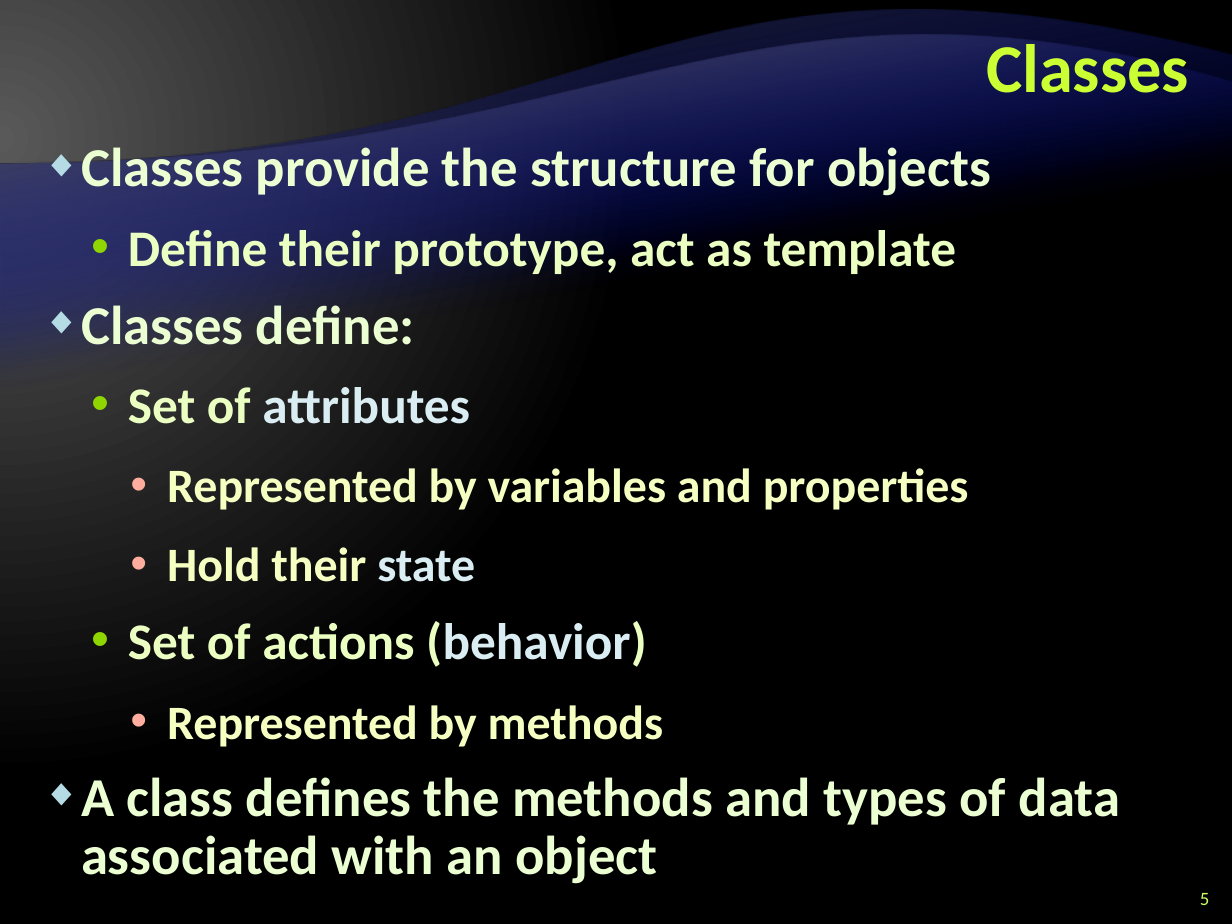
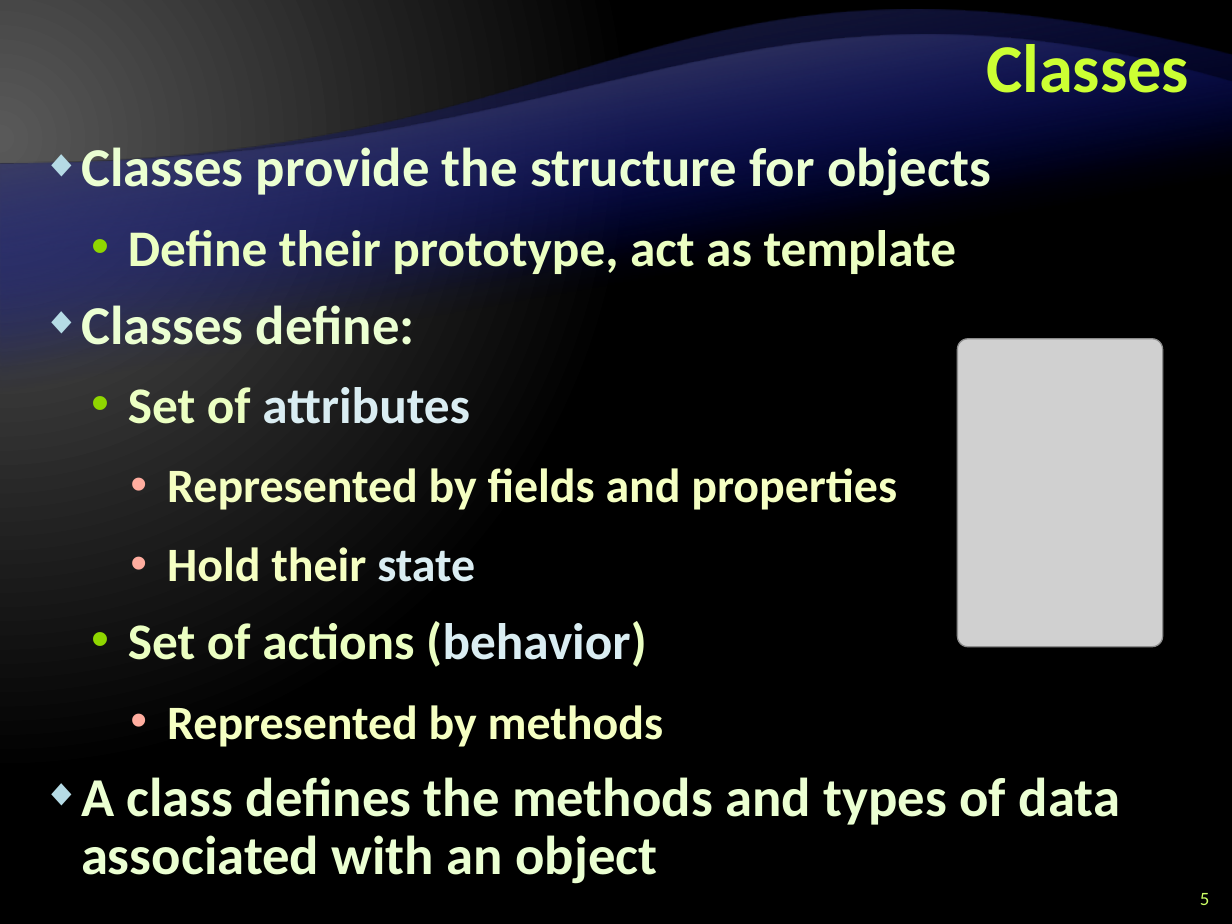
Before and after one commit to Graveheart/aspnetcourse, a slide deck: slide 5 of lectures/3. CSharp Language Overview - Part II.pptx. Drawn at 1232x924 pixels with LibreOffice and Linux fonts; fonts in the diff are those of the drawing; grey boxes stand for pictures; background and template pictures are left out. Boxes give left, top, right and bottom in pixels: in the first picture for what was removed or moved away, otherwise in the second. Text is boxed around its words. In the diff, an @@ line names an element or a change of style, - is before the commit and + after.

```diff
--- a/lectures/3. CSharp Language Overview - Part II.pptx
+++ b/lectures/3. CSharp Language Overview - Part II.pptx
@@ picture added at (957,339,1163,647) @@
@@ text at (167,468,897,510): text changed @@
-    • Represented by variables and properties
+    • Represented by fields and properties
```
Also in this commit, not shown: 26 other slides changed.
